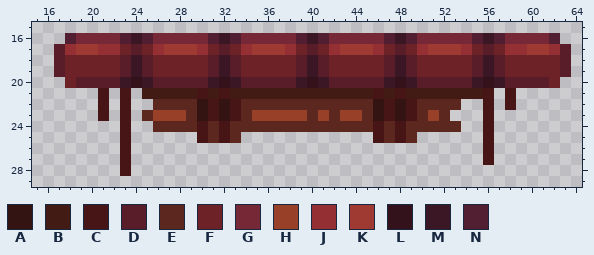
Sprite sheet -- Assets/Art/World/Platforms/None/SemiSolidPlatDefault.png. Above is the file before it was changed.
The file is 80x48 pixels. Colours within 5 levels of each other are drawn and written as one. Shown: x 15..64, y 15..29.
Palette (. is transparent): A #341313  B #411b14  C #471515  D #581d28  E #5b271e  F #6d2227  G #772837  H #984028  J #942f33  K #9f3a33  L #33121b  M #3b1725  N #521e32
After:
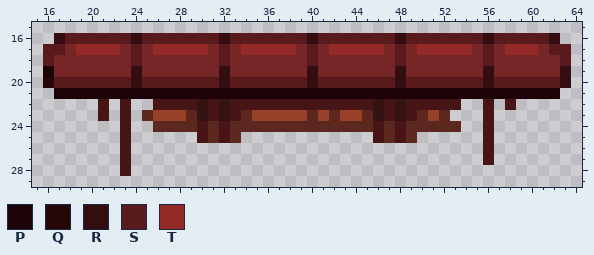
Colours new in this view: P #1d0307  Q #260607  R #340d11  S #581a1d  T #942a27
Message: New default platform + Spikes changes
From old to new:
colour F: #6d2227 -> #772628
y 16: x 17..62 .NGGGGNMNGGGGGNMNGGGGGNMNGGGGGNMNGGGGGNMNGGGGN -> RSSSSSSRSSSSSSSRSSSSSSSRSSSSSSSRSSSSSSSRSSSSSR
y 17: x 16..22 .DJKKJJ -> SSFTTTT; x 24 D -> S; x 26..30 JKKKJ -> TTTTT; x 32 D -> S; x 34..38 JKKKJ -> TTTTT; x 40 D -> S; x 42..46 JKKKJ -> TTTTT; x 48 D -> S; x 50..54 JKKKJ -> TTTTT; x 56 D -> S; x 58..63 JJKKJD -> TTTFSS
y 18: x 16..17 .D -> SF; x 23..25 DMD -> FSF; x 31..33 DMD -> FSF; x 39..41 DMD -> FSF; x 47..49 DMD -> FSF; x 55..57 DMD -> FSF; x 63 D -> S
y 19: x 16..17 .D -> PF; x 23..25 DMD -> FRF; x 31..33 DMD -> FRF; x 39..41 DMD -> FRF; x 47..49 DMD -> FRF; x 55..57 DMD -> FRF; x 63 D -> R
y 20: x 16..63 ..FDDDDMLMDDDDDMLMDDDDDMLMDDDDDMLMDDDDDMLMDDDDF. -> QSSSSSSSRSSSSSSSRSSSSSSSRSSSSSSSRSSSSSSSRSSSSSSR
y 21: x 17..62 ....C.C.BBBBBCBCBBBBBBBBBBBBBCBCBBBBBBBC.C.... -> PPPPPPPPPPPPPPPPPPPPPPPPPPPPPPPPPPPPPPPPPPPPPP
y 22: x 26..29 EEEE -> CCCC; x 34..45 EEEEEEEEEEEE -> CCCCCCCCCCCC; x 50..53 EEEE -> CCCC
